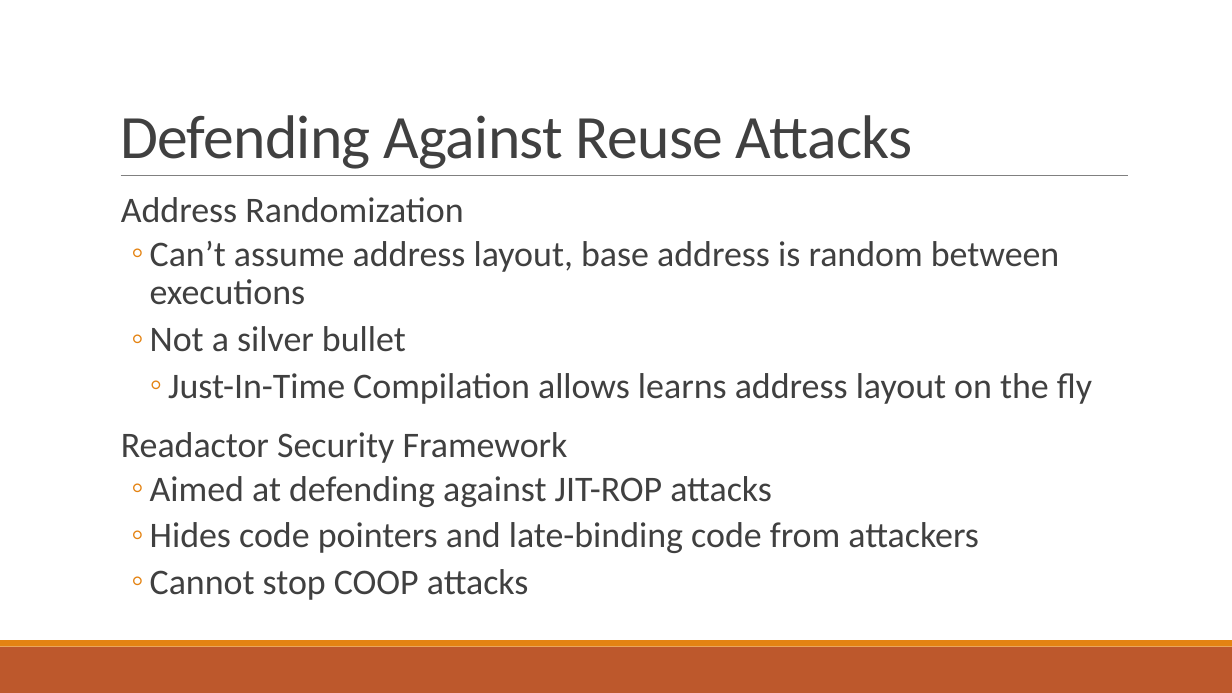
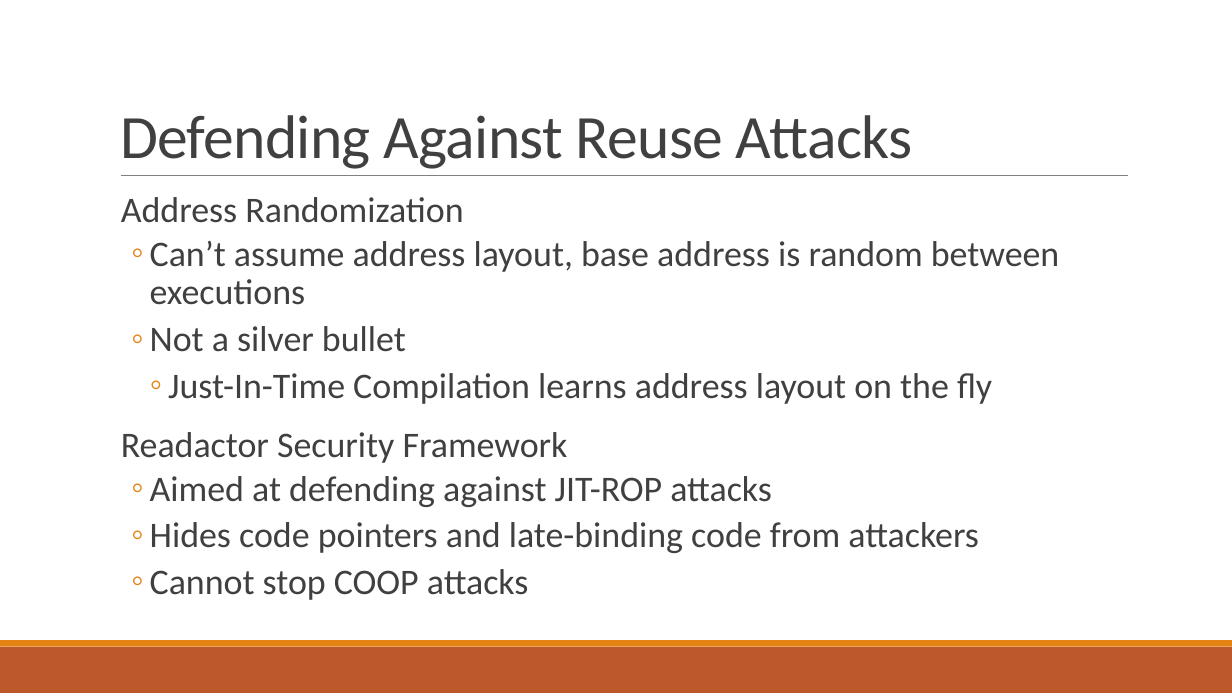
Before and after one commit to bretafinley/coop, a slide deck: slide 9 of COOP.pptx. Drawn at 1232x693 pixels with LibreOffice and Linux fonts; fonts in the diff are those of the drawing. Boxes give left, top, right and bottom in pixels: in the first picture for what was removed or moved away, otherwise in the second. Text is boxed around its words. In the diff, an @@ line names an element or a change of style, - is before the commit and + after.

```diff
--- a/COOP.pptx
+++ b/COOP.pptx
@@ text at [168,373,992,404]: text changed @@
-    ◦ Just-In-Time Compilation allows learns address layout on the fly
+    ◦ Just-In-Time Compilation learns address layout on the fly
```
Also in this commit, not shown: 1 other slide changed.
